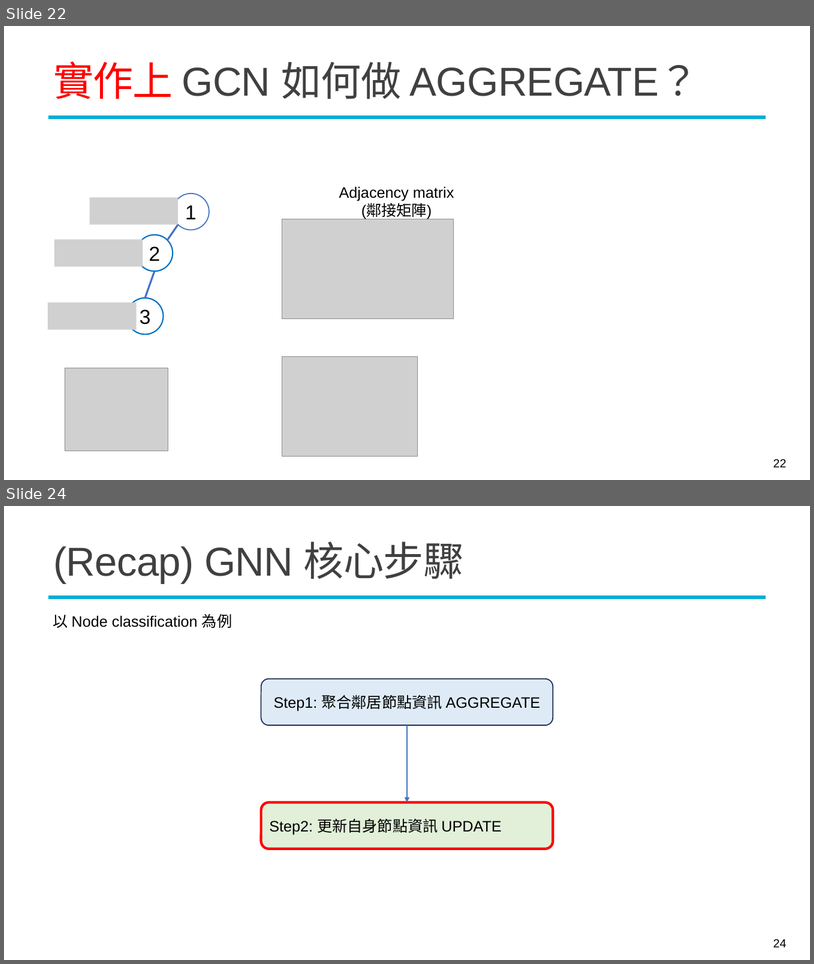
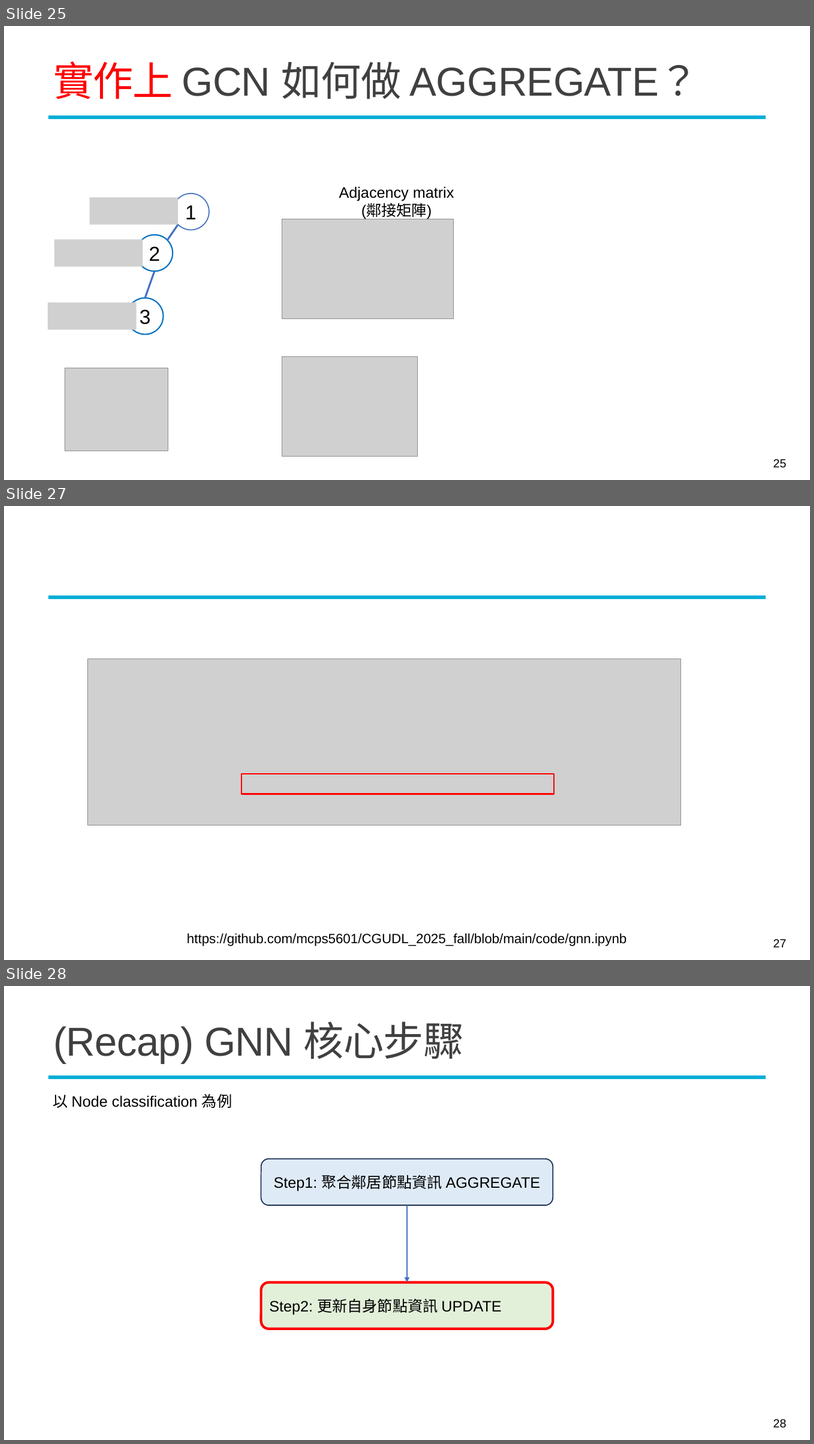
Before and after one commit to mcps5601/CGUDL_2025_fall, a slide deck: slides/w14_gnn_1203.pptx. Shown one above the other, each under a label of ours: slides 22 and 24 before the commit, slides 25, 27 and 28 after it; the slides between them are not shown. The pictures are 814x964 and 814x1444 pixels, drawn with LibreOffice and Linux fonts; fonts in the diff are those of the drawing; grey boxes stand for pictures; background and template pictures are left out. Boxes give left, top, right and bottom in pixels: in the first picture for what was removed or moved away, otherwise in the second. Text is boxed around its words. In the diff, an @@ line names an element or a change of style, - is before the commit and + after.

```diff
--- a/slides/w14_gnn_1203.pptx
+++ b/slides/w14_gnn_1203.pptx
@@ slide 27 added at box(4, 506, 810, 960), background #FFFFFF; not listed: 1 template element that a slide beside it also shows @@
@@ picture added at box(87, 658, 681, 825) @@
@@ rectangle added at box(242, 774, 555, 794), outline #FF0000 1.5 pt @@
@@ text added at box(187, 933, 627, 946), 16 pt, text #000000 @@
+https://github.com/mcps5601/CGUDL_2025_fall/blob/main/code/gnn.ipynb
@@ page number added at box(774, 939, 787, 947), 14 pt, text #000000 @@
+27
@@ what was slide 22 is now slide 25 @@
@@ page number at box(774, 459, 787, 468): text changed @@
-22
+25
@@ what was slide 24 is now slide 28 @@
@@ page number at box(774, 1419, 787, 1428): text changed @@
-24
+28
```
Also in this commit, not shown: 15 slides changed, 3 other slides added, 2 other files.
